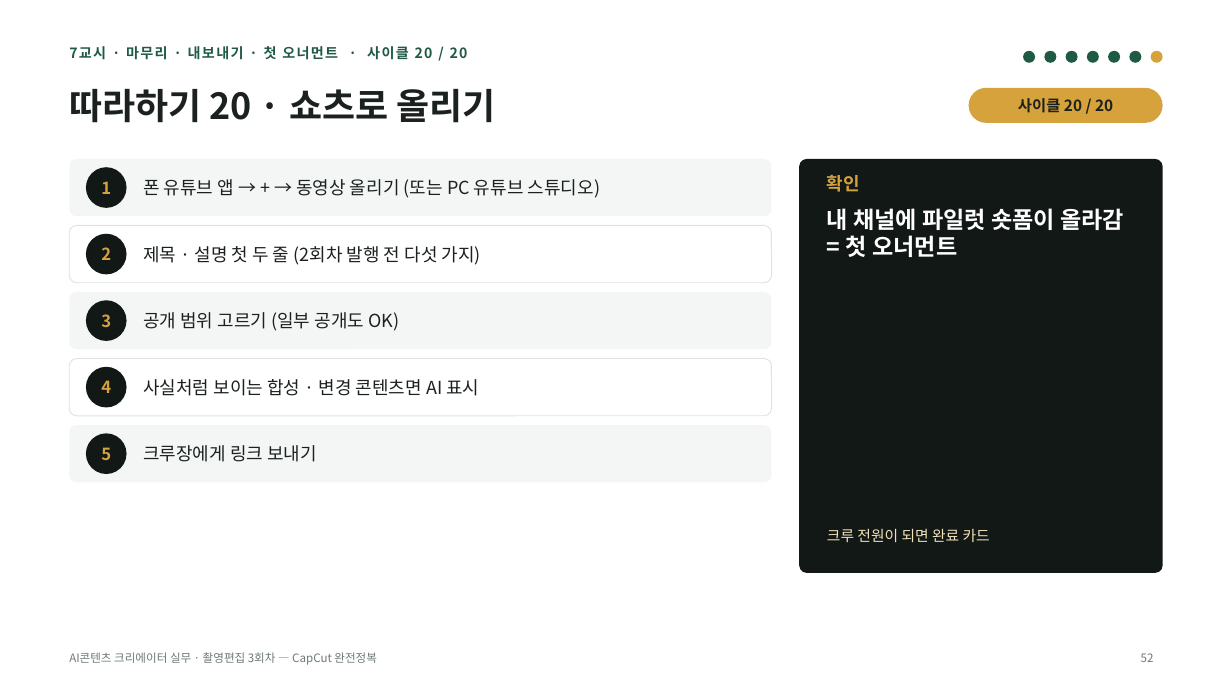
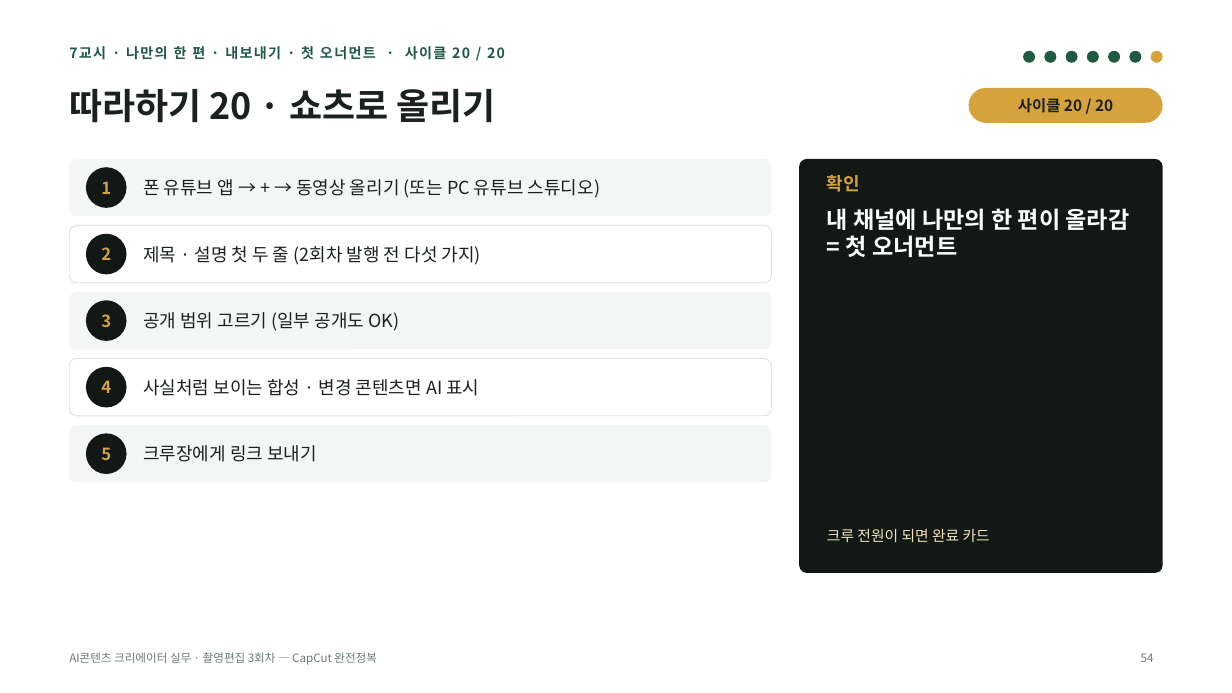
Before and after one commit to yujida/MARUBIT, a slide deck: slide 54 of lectures/03/3회차_CapCut완전정복_슬라이드.pptx (slide 52 before the commit). Drawn at 1232x693 pixels with LibreOffice and Linux fonts; fonts in the diff are those of the drawing. Boxes give left, top, right and bottom in pixels: in the first picture for what was removed or moved away, otherwise in the second. Text is boxed around its words. In the diff, an @@ line names an element or a change of style, - is before the commit and + after.

```diff
--- a/lectures/03/3회차_CapCut완전정복_슬라이드.pptx
+++ b/lectures/03/3회차_CapCut완전정복_슬라이드.pptx
@@ text at [69,46,505,60]: text changed @@
-7교시 · 마무리 · 내보내기 · 첫 오너먼트 · 사이클 20 / 20
+7교시 · 나만의 한 편 · 내보내기 · 첫 오너먼트 · 사이클 20 / 20
@@ text at [827,208,1130,257]: text changed @@
-내 채널에 파일럿 숏폼이 올라감 = 첫 오너먼트
+내 채널에 나만의 한 편이 올라감 = 첫 오너먼트
@@ page number at [1141,653,1154,662]: text changed @@
-52
+54
```
Also in this commit, not shown: 22 other slides changed, 2 slides added, 4 other files.
